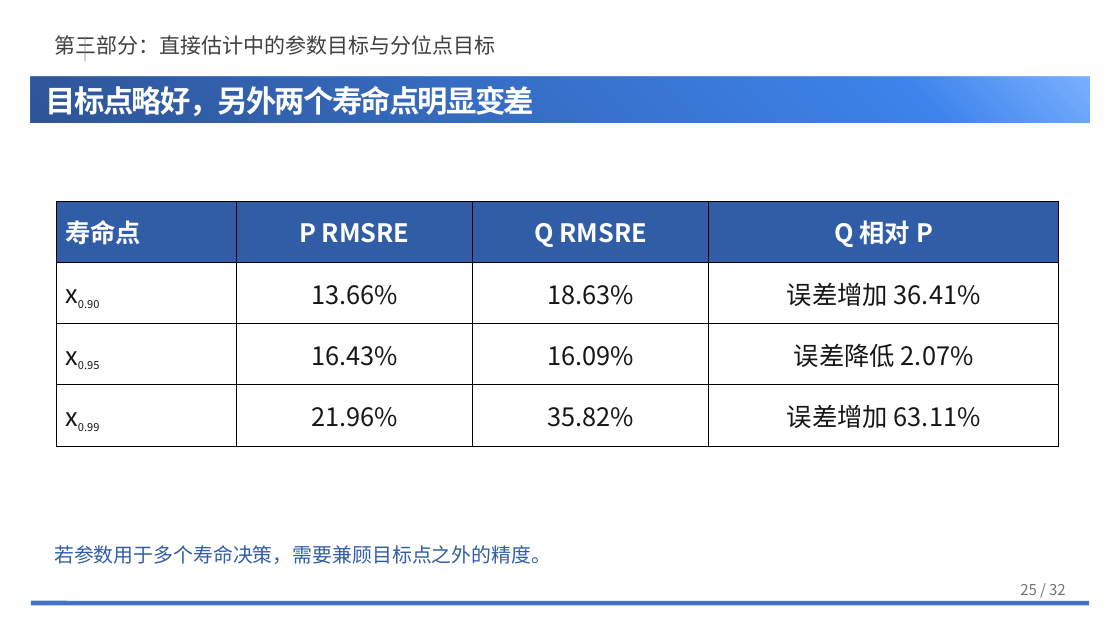
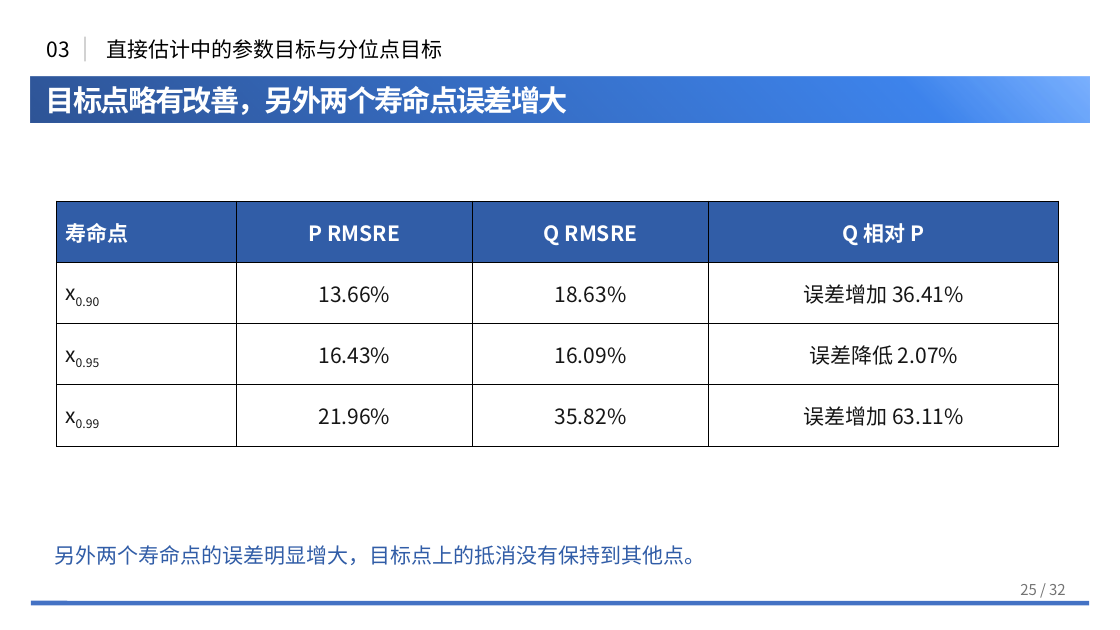
Before and after one commit to NEUwpy/weibull.work, a slide deck: slide 25 of docs/组会汇报/2026-09-三项研究更新汇报/260907组会.pptx. Drawn at 1120x630 pixels with LibreOffice and Linux fonts; fonts in the diff are those of the drawing; background and template pictures are left out. Boxes give left, top, right and bottom in pixels: in the first picture for what was removed or moved away, otherwise in the second. Text is boxed around its words. In the diff, an @@ line names an element or a change of style, - is before the commit and + after.

```diff
--- a/docs/组会汇报/2026-09-三项研究更新汇报/260907组会.pptx
+++ b/docs/组会汇报/2026-09-三项研究更新汇报/260907组会.pptx
@@ text added at box(46, 41, 69, 58), 18 pt, text #000000 @@
+03
@@ text at box(106, 39, 442, 59): text changed; text colour #404040 to #000000 @@
-第三部分：直接估计中的参数目标与分位点目标
+直接估计中的参数目标与分位点目标
@@ text at box(46, 86, 568, 118): text changed; size 26 to 25 pt @@
-目标点略好，另外两个寿命点明显变差
+目标点略有改善，另外两个寿命点误差增大
@@ table at box(57, 202, 1060, 447) @@
@@ size 21.8 to 18 pt in "寿命点", "P RMSRE", "Q RMSRE", "Q 相对 P" and 12 more places @@
@@ size 16.3 to 18 pt in "x0.90", "x0.95", "x0.99" @@
@@ text at box(54, 545, 705, 565): text changed; size 17 to 18 pt @@
-若参数用于多个寿命决策，需要兼顾目标点之外的精度。
+另外两个寿命点的误差明显增大，目标点上的抵消没有保持到其他点。
```
Also in this commit, not shown: 27 other slides changed, 3 slides added, 3 slides removed, 4 other files.
